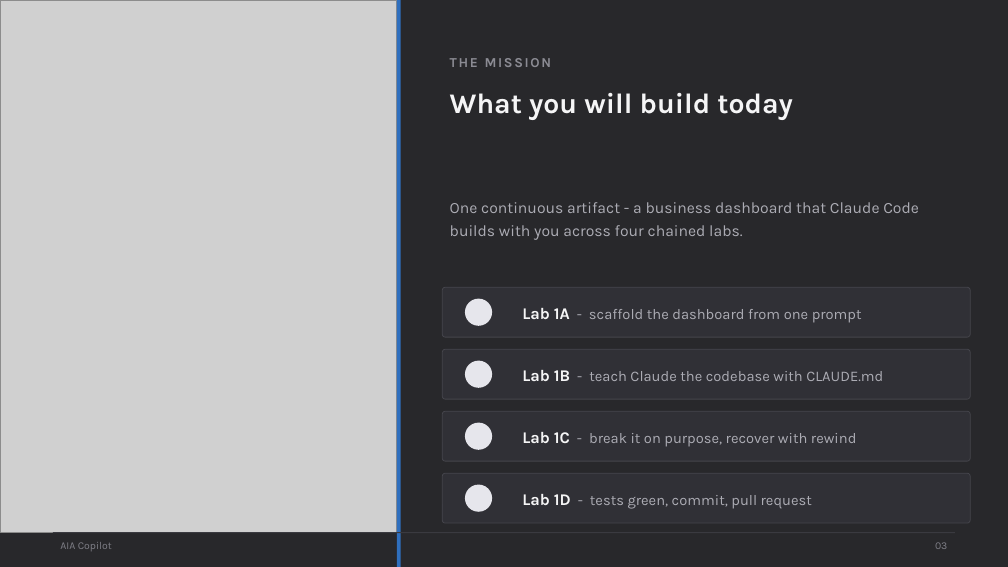
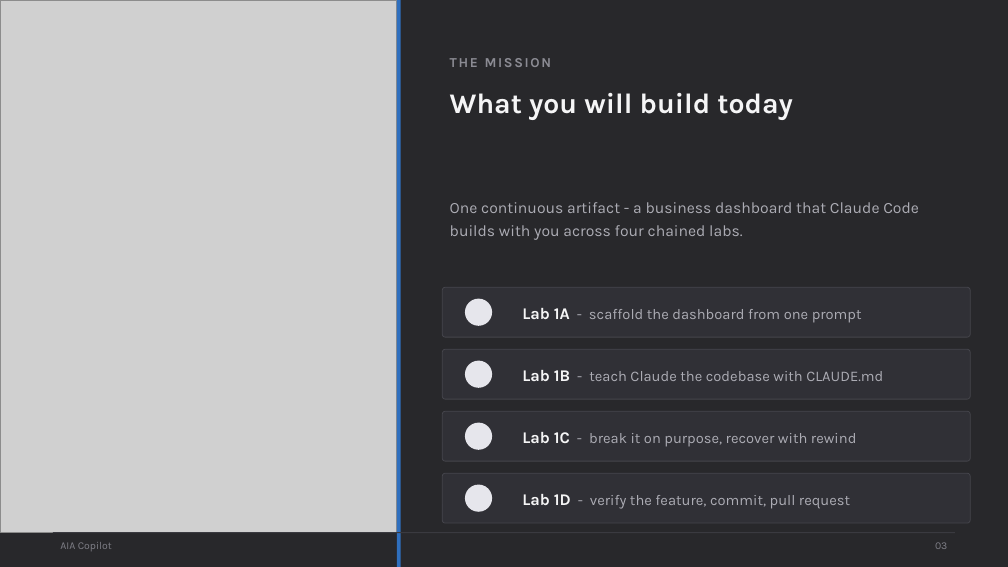
Before and after one commit to scottrhay/AIA-ClaudeCopilot, a slide deck: slide 3 of claude-code-3day/slides/Day1_Claude_Code_Fundamentals.pptx. Drawn at 1008x567 pixels with LibreOffice and Linux fonts; fonts in the diff are those of the drawing; grey boxes stand for pictures; background and template pictures are left out. Boxes give left, top, right and bottom in pixels: in the first picture for what was removed or moved away, otherwise in the second. Text is boxed around its words. In the diff, an @@ line names an element or a change of style, - is before the commit and + after.

Commit message:
Full Day 1 repo-reality audit: 20+ phantom-file and phantom-bug fixes; Lab 1A commit step corrected (build already commits)

```diff
--- a/claude-code-3day/slides/Day1_Claude_Code_Fundamentals.pptx
+++ b/claude-code-3day/slides/Day1_Claude_Code_Fundamentals.pptx
@@ text at (x1=522, y1=494, x2=850, y2=509): text changed @@
-Lab 1D - tests green, commit, pull request
+Lab 1D - verify the feature, commit, pull request
```
Also in this commit, not shown: 4 other slides changed, 6 other files.
